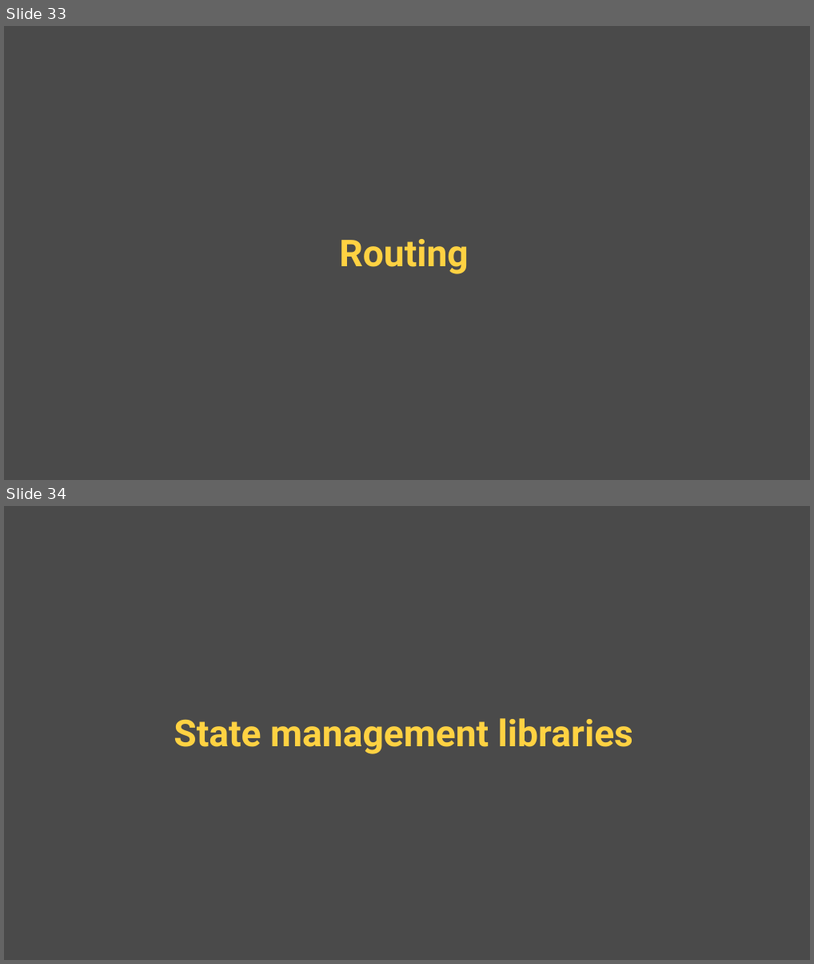
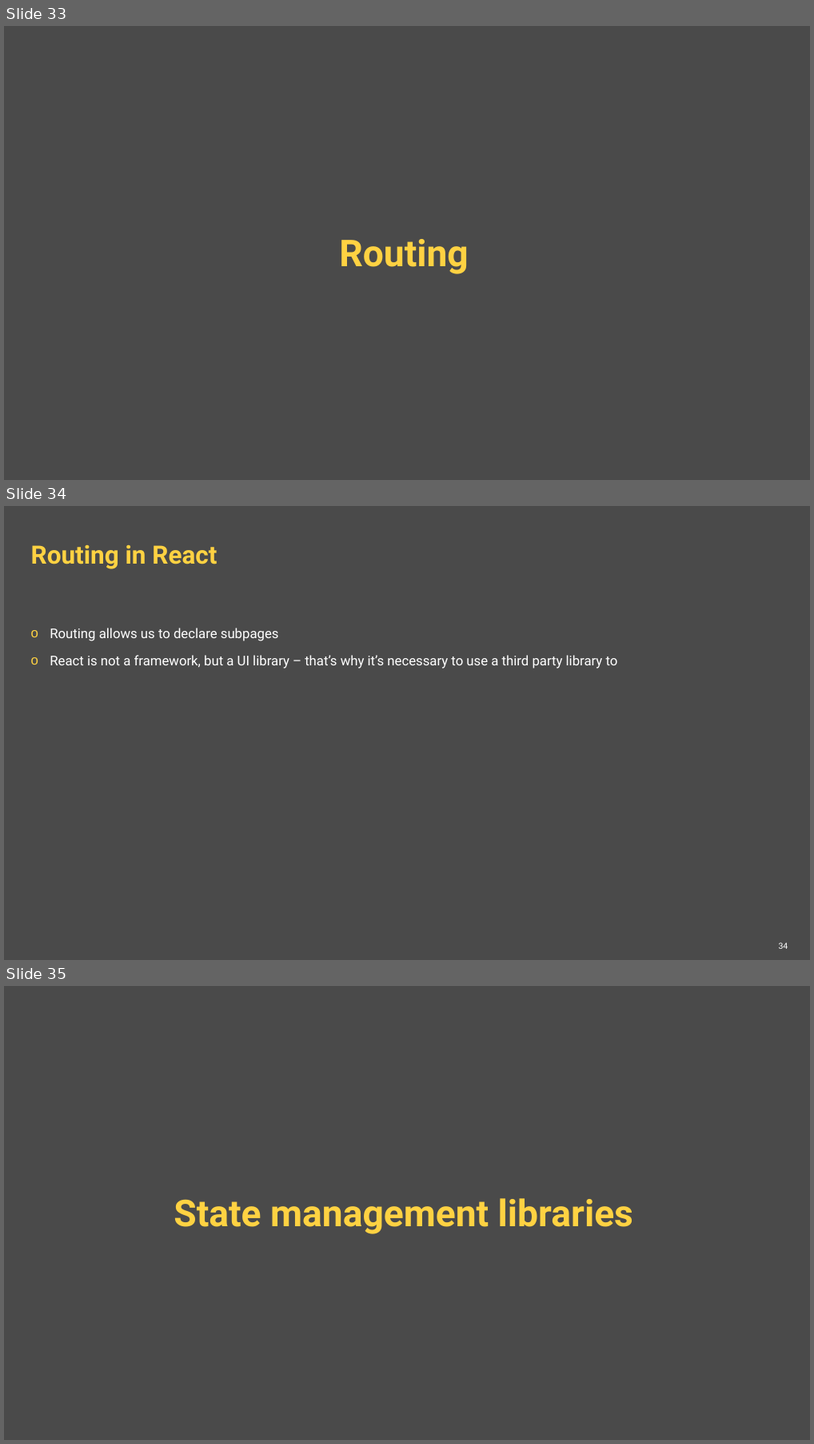
Before and after one commit to ppuzio/react-course-examples, a slide deck: React BEST course.pptx. Shown one above the other, each under a label of ours: slides 33 and 34 before the commit, slides 33, 34 and 35 after it. The pictures are 814x964 and 814x1444 pixels, drawn with LibreOffice and Linux fonts; fonts in the diff are those of the drawing; background and template pictures are left out. Boxes give left, top, right and bottom in pixels: in the first picture for what was removed or moved away, otherwise in the second. Text is boxed around its words. In the diff, an @@ line names an element or a change of style, - is before the commit and + after.

```diff
--- a/React BEST course.pptx
+++ b/React BEST course.pptx
@@ slide 34 added at [4, 506, 810, 960], background #4A4A4A @@
@@ title added at [31, 545, 217, 569], 30 pt, text #FFD242, bold @@
+Routing in React
@@ text added at [50, 628, 618, 668], 16 pt, text #FFFFFF @@
+o Routing allows us to declare subpages
+o React is not a framework, but a UI library – that’s why it’s necessary to use a third party library to
@@ page number added at [779, 942, 789, 948], 10 pt, text #FFFFFF @@
+34
@@ what was slide 34 is now slide 35 @@
```
Also in this commit, not shown: 29 other files.
